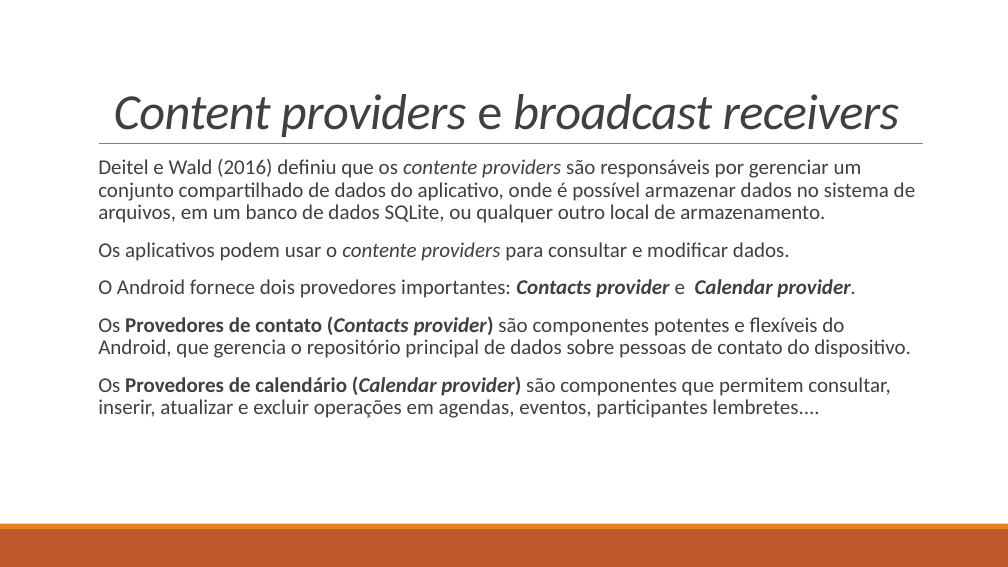
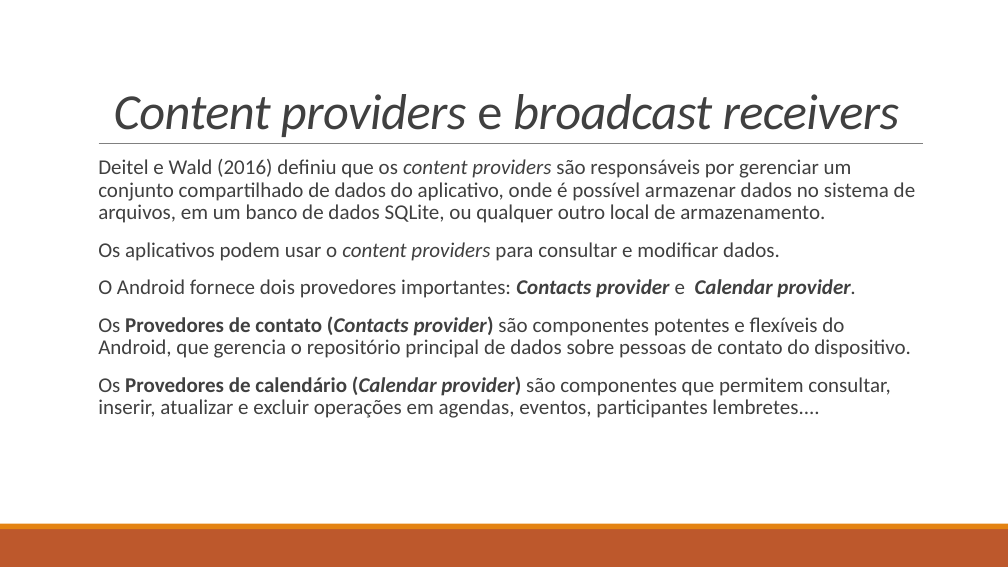
Before and after one commit to LucasHerculanoAmaro/Minhas-Aulas, a slide deck: slide 17 of Eugenio Mariz de Oliveira Netto/Programação de Aplicativos Mobile II/Aula 10/Componentes dos aplicativos Android.pptx. Drawn at 1008x567 pixels with LibreOffice and Linux fonts; fonts in the diff are those of the drawing. Boxes give left, top, right and bottom in pixels: in the first picture for what was removed or moved away, otherwise in the second. Text is boxed around its words. In the diff, an @@ line names an element or a change of style, - is before the commit and + after.

Commit message:
Trabalhando no projeto e na aula 10 de aplicativo mobile

```diff
--- a/Eugenio Mariz de Oliveira Netto/Programação de Aplicativos Mobile II/Aula 10/Componentes dos aplicativos Android.pptx
+++ b/Eugenio Mariz de Oliveira Netto/Programação de Aplicativos Mobile II/Aula 10/Componentes dos aplicativos Android.pptx
@@ text at (98, 159, 915, 261): text changed @@
-  Deitel e Wald (2016) definiu que os contente providers são responsáveis por gerenciar um conjunto compartilhado de dados do aplicativo, onde é possível armazenar dados no sistema de arquivos, em um banco de dados SQLite, ou qualquer outro local de armazenamento.
-  Os aplicativos podem usar o contente providers para consultar e modificar dados.
+  Deitel e Wald (2016) definiu que os content providers são responsáveis por gerenciar um conjunto compartilhado de dados do aplicativo, onde é possível armazenar dados no sistema de arquivos, em um banco de dados SQLite, ou qualquer outro local de armazenamento.
+  Os aplicativos podem usar o content providers para consultar e modificar dados.
```
Also in this commit, not shown: 2 other slides changed, 3 other files.
